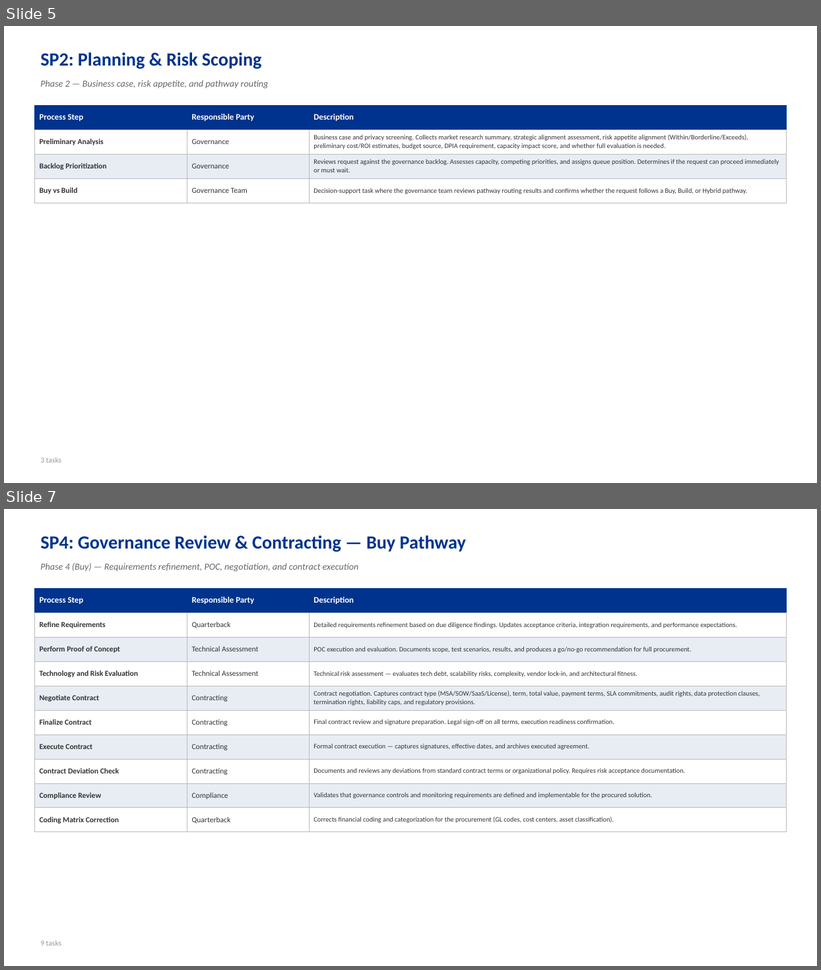
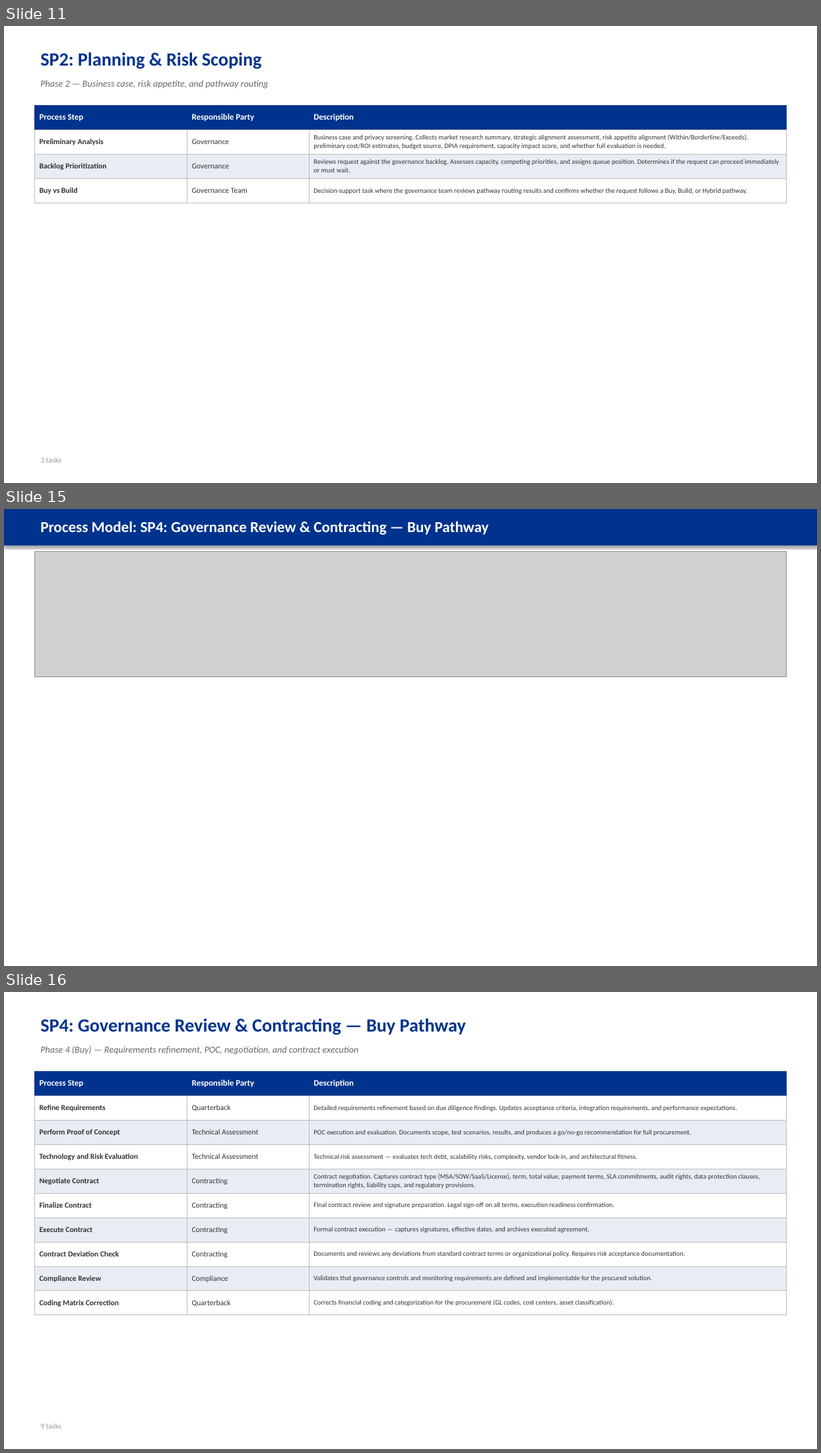
Before and after one commit to proth1/sla, a slide deck: docs/presentations/user-task-inventory.pptx. Shown one above the other, each under a label of ours: slides 5 and 7 before the commit, slides 11, 15 and 16 after it; the slides between them are not shown. The pictures are 821x970 and 821x1453 pixels, drawn with LibreOffice and Linux fonts; fonts in the diff are those of the drawing; grey boxes stand for pictures. Boxes give left, top, right and bottom in pixels: in the first picture for what was removed or moved away, otherwise in the second. Text is boxed around its words. In the diff, an @@ line names an element or a change of style, - is before the commit and + after.

```diff
--- a/docs/presentations/user-task-inventory.pptx
+++ b/docs/presentations/user-task-inventory.pptx
@@ slide 15 added at (4, 509, 817, 966), background #FFFFFF @@
@@ rectangle added at (4, 509, 817, 545), fill #00338D @@
@@ text added at (40, 521, 489, 535), 18 pt, text #FFFFFF, bold @@
+Process Model: SP4: Governance Review & Contracting — Buy Pathway
@@ picture added at (34, 552, 787, 677) @@
@@ what was slide 5 is now slide 11 @@
@@ what was slide 7 is now slide 16 @@
```
Also in this commit, not shown: 2 slides changed, 10 other slides added, 11 other files.
